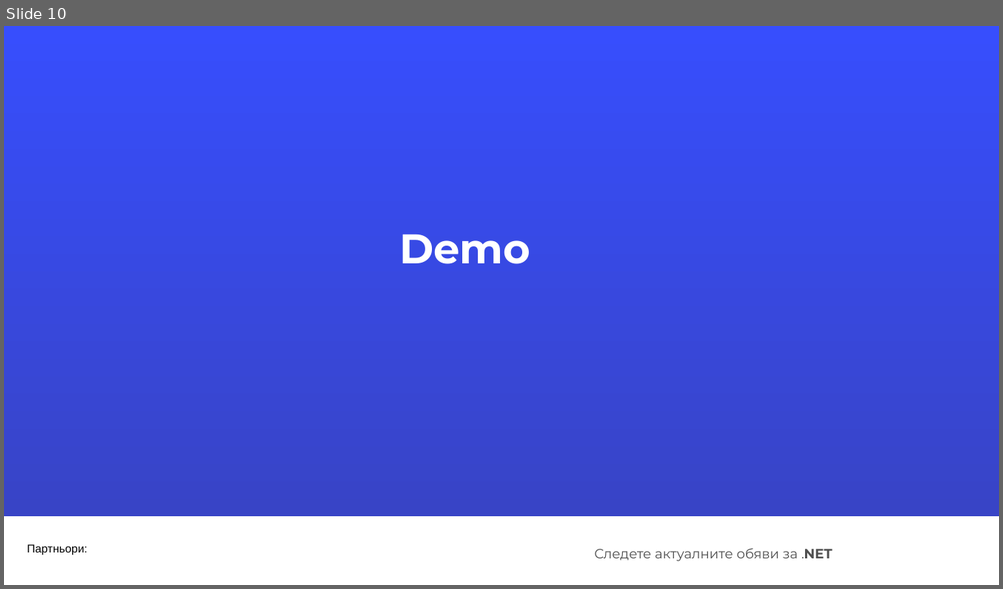
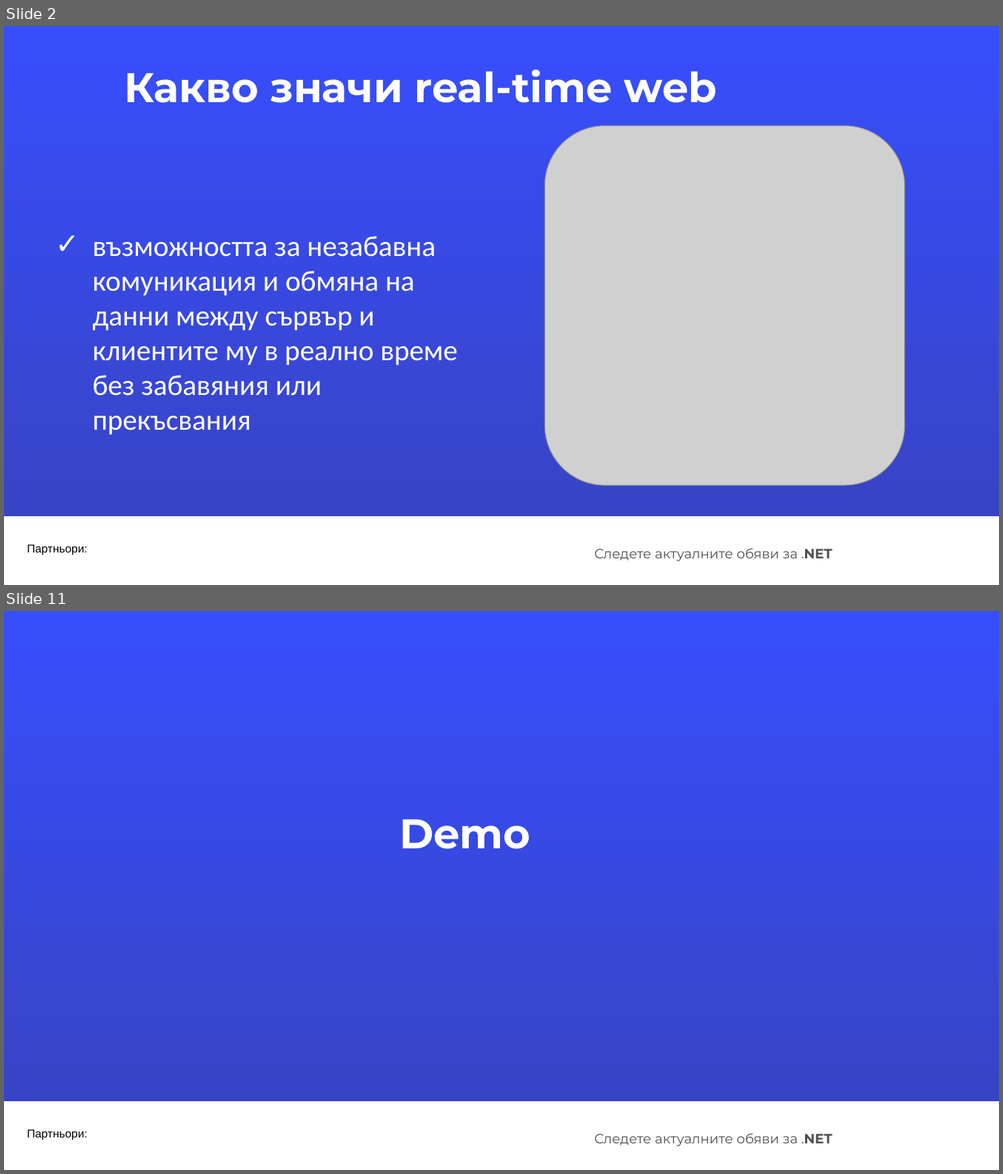
Before and after one commit to HristinaDAIS/SignalRDemo, a slide deck: SignalRPresentation/NET_May 2024.pptx. Shown one above the other, each under a label of ours: slide 10 before the commit, slides 2 and 11 after it; the slides between them are not shown. The pictures are 1003x589 and 1003x1174 pixels, drawn with LibreOffice and Linux fonts; fonts in the diff are those of the drawing; grey boxes stand for pictures; background and template pictures are left out. Boxes give left, top, right and bottom in pixels: in the first picture for what was removed or moved away, otherwise in the second. Text is boxed around its words. In the diff, an @@ line names an element or a change of style, - is before the commit and + after.

```diff
--- a/SignalRPresentation/NET_May 2024.pptx
+++ b/SignalRPresentation/NET_May 2024.pptx
@@ slide 2 added at bbox=[4, 26, 999, 585], background #FFFFFF; not listed: 3 template elements that a slide beside it also shows @@
@@ text added at bbox=[125, 70, 717, 103], 40 pt, text #FFFFFF, bold @@
+Какво значи real-time web
@@ picture added at bbox=[545, 126, 905, 486] @@
@@ text added at bbox=[93, 236, 458, 435], 28 pt, text #FFFFFF @@
+✓ възможността за незабавна комуникация и обмяна на данни между сървър и клиентите му в реално време без забавяния или прекъсвания
@@ what was slide 10 is now slide 11 @@
```
Also in this commit, not shown: 7 slides changed, 3 other slides added, 2 slides removed.
